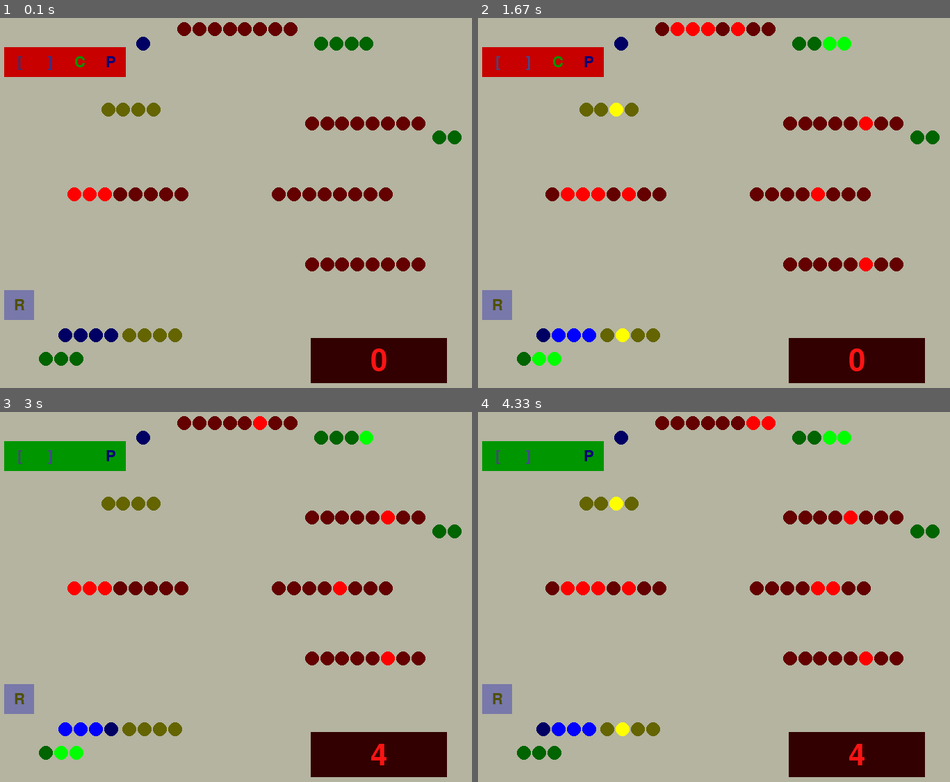
Above: before the commit, frames 1-4 (two rows, left to right).
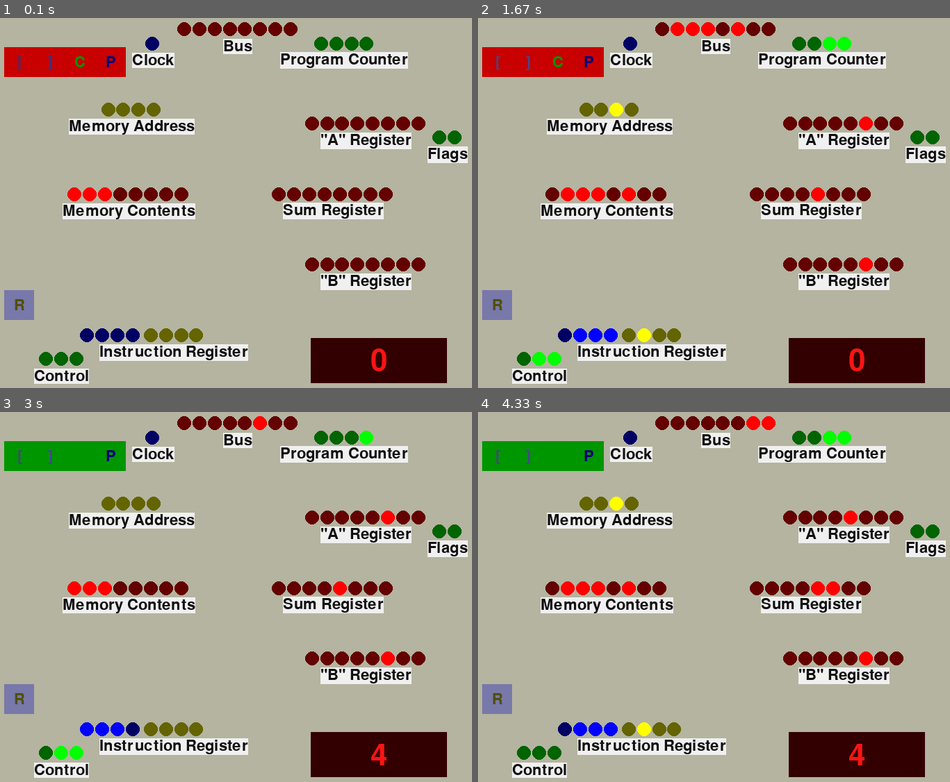
Above: after the commit, the same moments.

Repository: beauxq/be8bbbce
Game: pygame game, started from visual.py
Two runs of this game, one before a commit and one after it. Both use one fixed random seed, a clock stepped at 60 frames per second and the inputs below.
Inputs:
- Up to frame 1 (0.1 s): no input
- Up to frame 2 (1.67 s): tap Space at 0.33, 1.07, 1.37, 1.57 s; tap  at 0.67, 1.15 s
- Up to frame 3 (3 s): tap Space at 1.9, 2.2, 2.4, 2.7, 2.97 s; tap  at 1.98, 2.48 s
- Up to frame 4 (4.33 s): tap Space at 3.3, 3.6, 3.73, 4.13 s; tap  at 3.38, 3.82 s

The runs differ from the first frame. In frame 1, 9.9% of the frame differs, in the area x 7-100%, y 5-99%; in frame 2, 10%; in frame 3, 9.9%; in frame 4, 10%.

Commit message:
visual labels on registers

Diff:
--- a/visualcomponents/visualmain.py
+++ b/visualcomponents/visualmain.py
@@ -17,6 +17,15 @@
         self.i_r_reader = IRReader(computer.ir)
         self.paused = True
         self.fps = 20
+
+        self.load_fonts()
+
+    def load_fonts(self):
+        self.button_font = pygame.font.Font('freesansbold.ttf',
+                                            int(self.led_size()) + 1)
+        self.output_font = pygame.font.Font('freesansbold.ttf',
+                                            (int(self.led_size()) + 1) * 2)
+        self.label_font = self.button_font
 
     def run(self):
         self.running = True
@@ -42,6 +51,7 @@
                                                           pygame.RESIZABLE)
                     self.screen.blit(old_surface_saved, (0, 0))
                     del old_surface_saved
+                    self.load_fonts()
                     # note this pygame bug with resizing window:
                     # https://github.com/pygame/pygame/issues/201
                     # Resizing from the corner of the window doesn't work.
@@ -69,32 +79,39 @@
     def draw(self):
         bit_count = self.computer.bit_count
 
-        self.draw_value(self.computer.bus, bit_count, .5, .05, (1, 0, 0))
-        self.draw_value(self.computer.clock, 1, .3, .08, (0, 0, 1))
+        self.draw_value(self.computer.bus, bit_count,
+                        .5, .05, (1, 0, 0), "Bus")
+        self.draw_value(self.computer.clock, 1,
+                        .32, .08, (0, 0, 1), "Clock")
         self.draw_value(self.computer.ram.mar,
                         self.computer.address_length,
-                        .25, .22, (1, 1, 0))
-        self.draw_value(self.ram_reader, bit_count, .2, .4, (1, 0, 0))
+                        .25, .22, (1, 1, 0), "Memory Address")
+        self.draw_value(self.ram_reader, bit_count,
+                        .2, .4, (1, 0, 0), "Memory Contents")
         self.i_r_reader.instruction_part = True
         self.draw_value(self.i_r_reader,
                         self.computer.instruction_length,
-                        .15, .7, (0, 0, 1))
+                        .2, .7, (0, 0, 1), "")
         self.i_r_reader.instruction_part = False
         self.draw_value(self.i_r_reader,
                         self.computer.address_length,
-                        .3, .7, (1, 1, 0))
-        self.draw_value(self.computer.control, 3, .1, .75, (0, 1, 0))
+                        .35, .7, (1, 1, 0), "Instruction Register")
+        self.draw_value(self.computer.control, 3,
+                        .1, .75, (0, 1, 0), "Control")
         # right side
         self.draw_value(self.computer.pc,
                         self.computer.address_length,
-                        .75, .08, (0, 1, 0))
-        self.draw_value(self.computer.reg_a, bit_count, .85, .25, (1, 0, 0))
-        self.draw_value(self.computer.flags, 2, .96, .28, (0, 1, 0))
-        self.draw_value(self.computer.alu, bit_count, .76, .4, (1, 0, 0))
-        self.draw_value(self.computer.reg_b, bit_count, .85, .55, (1, 0, 0))
+                        .75, .08, (0, 1, 0), "Program Counter")
+        self.draw_value(self.computer.reg_a, bit_count,
+                        .85, .25, (1, 0, 0), '"A" Register')
+        self.draw_value(self.computer.flags, 2,
+                        .96, .28, (0, 1, 0), "Flags")
+        self.draw_value(self.computer.alu, bit_count,
+                        .76, .4, (1, 0, 0), "Sum Register")
+        self.draw_value(self.computer.reg_b, bit_count,
+                        .85, .55, (1, 0, 0), '"B" Register')
 
         # controls
-        font = pygame.font.Font('freesansbold.ttf', int(self.led_size()) + 1)
         # clock stuff
         color = (0, 150, 0)
         if self.paused:
@@ -104,12 +121,12 @@
         size = self.led_size() * 2
         pygame.draw.rect(self.screen, color, pygame.Rect(x, y, size * 4, size))
         # pause
-        text = font.render('P', True, (10, 0, 120))
+        text = self.button_font.render('P', True, (10, 0, 120))
         textRect = text.get_rect()
         textRect.center = (x + (size * 3.5), y + self.led_size())
         self.screen.blit(text, textRect)
         # clock tick
-        text = font.render("C", True, (0, 150, 0))
+        text = self.button_font.render("C", True, (0, 150, 0))
         textRect = text.get_rect()
         textRect.center = (x + (size * 2.5), y + self.led_size())
         self.screen.blit(text, textRect)
@@ -117,12 +134,12 @@
         max_fps = MAX_CLOCK_HZ * 2
         sqrt_max_fps = max_fps ** .5
         color = int(252 * (self.fps ** .5) / sqrt_max_fps)
-        text = font.render("]", True, (color, color, 140))
+        text = self.button_font.render("]", True, (color, color, 140))
         textRect = text.get_rect()
         textRect.center = (x + (size * 1.5), y + self.led_size())
         self.screen.blit(text, textRect)
         # slow down
-        text = font.render("[", True, (color, color, 120))
+        text = self.button_font.render("[", True, (color, color, 120))
         textRect = text.get_rect()
         textRect.center = (x + (size * 0.5), y + self.led_size())
         self.screen.blit(text, textRect)
@@ -134,7 +151,7 @@
         size = self.led_size() * 2
         pygame.draw.rect(self.screen, color, pygame.Rect(x, y, size, size))
         # r
-        text = font.render('R', True, (80, 80, 0))
+        text = self.button_font.render('R', True, (80, 80, 0))
         textRect = text.get_rect()
         textRect.center = (x + (size * 0.5), y + (size * 0.5))
         self.screen.blit(text, textRect)
@@ -146,9 +163,7 @@
         size = self.led_size() * 3
         pygame.draw.rect(self.screen, color, pygame.Rect(x, y, size * 3, size))
         # number
-        font_o = pygame.font.Font('freesansbold.ttf',
-                                  (int(self.led_size()) + 1) * 2)
-        text = font_o.render(str(self.computer.out.value), True, (250, 20, 20))
+        text = self.output_font.render(str(self.computer.out.value), True, (250, 20, 20))
         textRect = text.get_rect()
         textRect.center = (x + (size * 1.5), y + (size * 0.5))
         self.screen.blit(text, textRect)
@@ -163,7 +178,8 @@
                    bit_count: int,
                    x_portion: float,
                    y_portion: float,
-                   led_color: Tuple[float]):
+                   led_color: Tuple[float],
+                   label_text: str):
         """
         component is anything with value attribute - duck typing
         bit_count is number of LEDs to show
@@ -192,3 +208,8 @@
                                (int(circle_x), int(circle_y)),
                                int(radius))
             value >>= 1
+        text = self.label_font.render(label_text, True,
+                                      (16, 16, 16), (240, 240, 240))
+        textRect = text.get_rect()
+        textRect.center = (x + (width / 2), y + (bit_size * 1.6))
+        self.screen.blit(text, textRect)
